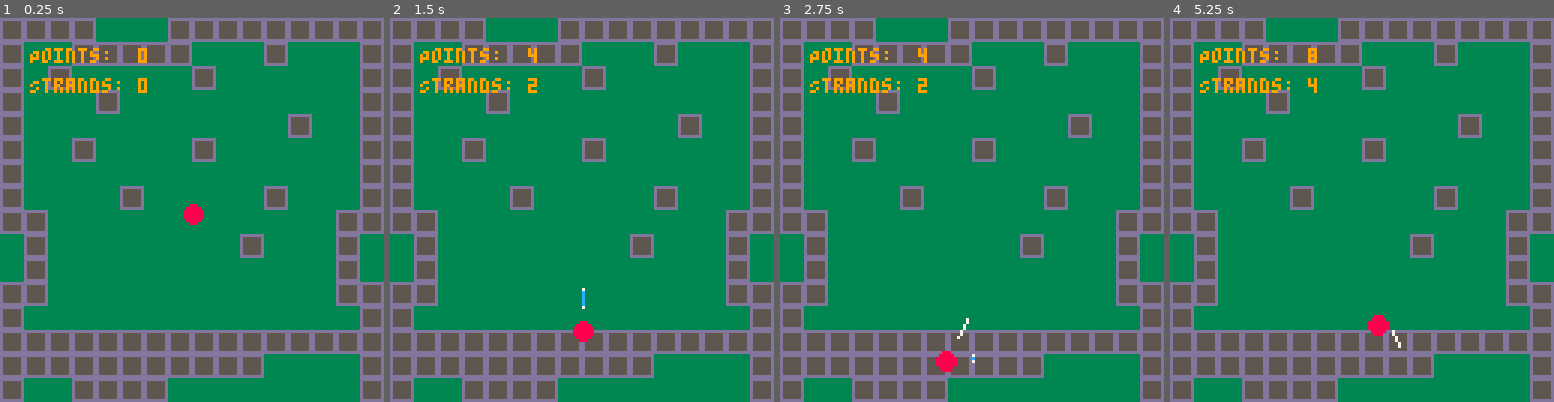
Above: before the commit, frames 1-4 (left to right).
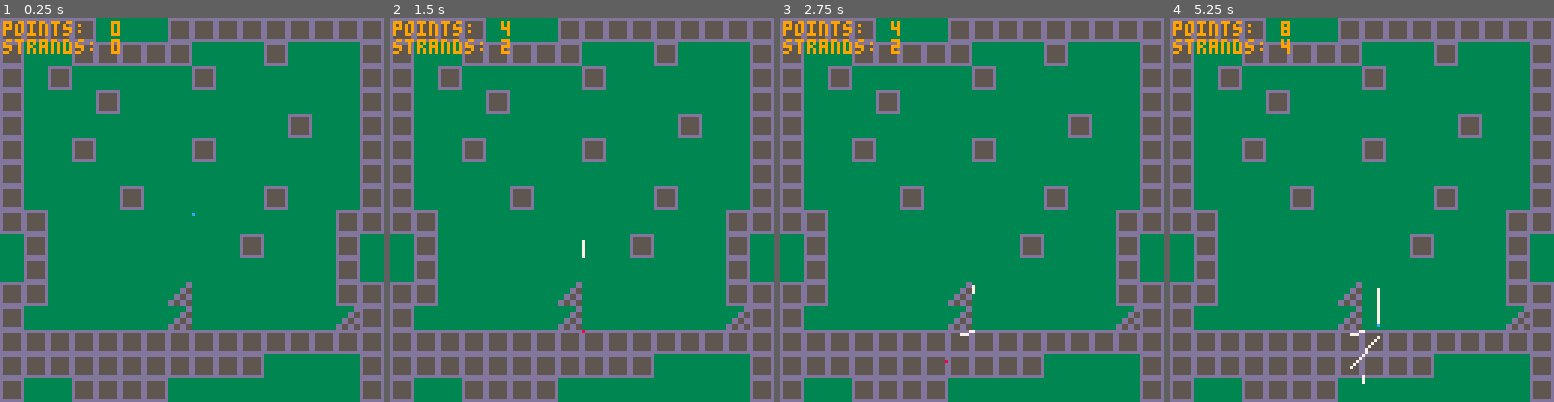
Above: after the commit, the same moments.

Repository: aylanonsense/8-legs-to-love
Game: PICO-8 cartridge spider.p8
The game is run twice, just before and just after one commit, with the same random seed, the same clock (stepped at 60 frames per second) and the same inputs.
Inputs:
- Up to frame 1 (0.25 s): no input
- Up to frame 2 (1.5 s): tap O (Z key) at 0.33, 0.7, 1.43 s
- Up to frame 3 (2.75 s): hold Left 1.97-2.37 s; tap O (Z key) at 2.22 s; hold Down from 2.42 s (still down)
- Up to frame 4 (5.25 s): release Down at 2.82 s; hold Right 2.87-3.53 s; tap O (Z key) at 3.1, 3.98, 4.87 s; hold Up 3.58-4.08 s; hold Right 4.13-4.53 s; hold Down 4.58-5.08 s; hold Left from 5.13 s (still down)

The runs differ from the first frame. In frame 1, 2.7% of the frame differs, in the area x 0-94%, y 0-82%; in frame 2, 2.7%; in frame 3, 2.7%; in frame 4, 2.9%, in the area x 0-94%, y 0-96%.

Commit message:
Tiles are now divided into 16 parts that each have their own state, still need to perfect webts though

Diff:
--- a/spider.p8
+++ b/spider.p8
@@ -43,8 +42,9 @@
 	-- draw the playable spider
 	draw_spider()
 
-	print("Points:  "..#web_points,10,10,9)
-	print("Strands: "..#web_strands,10,20,9)
+	-- print some debug text
+	print("points:  "..#web_points,1,1,9)
+	print("strands: "..#web_strands,1,7,9)
 end
 
 
@@ -64,8 +64,8 @@
 			"xx            xx",
 			" x        x   x ",
 			" x            x ",
-			"xx            xx",
-			"x              x",
+			"xx     y      xx",
+			"x      y      yx",
 			"xxxxxxxxxxxxxxxx",
 			"xxxxxxxxxxx    x",
 			"x  xxxx        x"
@@ -76,7 +76,13 @@
 tile_types={
 	["x"]={
 		["sprite"]=0,
-		["is_solid"]=true
+		-- {upper_half,lower_half}
+		["solid_bits"]={255,255}
+	},
+	["y"]={
+		["sprite"]=1,
+		-- {upper_half,lower_half}
+		["solid_bits"]={200,254}
 	}
 }
 
@@ -84,10 +90,13 @@
 	{
 		["color"]=7,
 		["physics"]={
+			["initial_speed"]=1,
+			["initial_tautness"]=0.00,
+			["dist_between_points"]=10,
 			["gravity"]=0.02,
 			["friction"]=0.95,
 			["elasticity"]=1.00,
-			["break_ratio"]=2.00,
+			["break_ratio"]=4.00,
 			["force_mult"]=0.2
 		}
 	}
@@ -134,7 +143,7 @@
 function create_tile(symbol,col,row)
 	return {
 		["sprite"]=tile_types[symbol].sprite,
-		["is_solid"]=tile_types[symbol].sprite
+		["solid_bits"]=tile_types[symbol].solid_bits
 	}
 end
 
@@ -172,8 +181,7 @@
 		-- constants
 		["gravity"]=0.05,
 		["move_speed"]=1,
-		["max_speed"]=2,
-		["frames_between_web_spin"]=10
+		["max_speed"]=2
 	}
 end
 
@@ -186,8 +194,8 @@
 	if spider.is_spinning_web then
 		spider.frames_to_web_spin-=1
 		if spider.frames_to_web_spin<=0 then
-			spider.frames_to_web_spin=spider.frames_between_web_spin
-			local web_point=create_web_point(spider.x,spider.y,-spider.facing_x,-spider.facing_y,spider.spun_web_type)
+			spider.frames_to_web_spin=web_types[spider.spun_web_type].physics.dist_between_points
+			local web_point=create_web_point_at_spider(false)
 			create_web_strand(spider.attached_web_point,web_point)
 			spider.attached_web_point=web_point
 		end
@@ -197,9 +205,9 @@
 	if not spider.is_attached_to_web and btnp(4) then
 		spider.is_attached_to_web=true
 		spider.is_spinning_web=true
-		spider.frames_to_web_spin=spider.frames_between_web_spin
-		local web_point=create_web_point(spider.x,spider.y,-spider.facing_x,-spider.facing_y,spider.spun_web_type)
-		spider.attached_web_point=create_web_point(spider.x,spider.y,-spider.facing_x,-spider.facing_y,spider.spun_web_type)
+		spider.frames_to_web_spin=web_types[spider.spun_web_type].physics.dist_between_points
+		local web_point=create_web_point_at_spider(is_solid_tile_at_spider())
+		spider.attached_web_point=create_web_point_at_spider(false)
 		create_web_strand(spider.attached_web_point,web_point)
 	-- stop spinning web when released
 	elseif spider.is_spinning_web and not btn(4) then
@@ -213,11 +221,12 @@
 		spider.is_attached_to_web=false
 		spider.attached_web_point.vx=0
 		spider.attached_web_point.vy=0
+		spider.attached_web_point.is_fixed=is_solid_tile_at_spider()
 		spider.attached_web_point=nil
 	end
 
 	-- figure out if the spider is falling or walking on tile/web
-	spider.is_on_tile=is_solid_tile_at(spider.x,spider.y)
+	spider.is_on_tile=is_solid_tile_at_spider()
 
 	-- move the spider
 	if spider.is_on_tile then
@@ -241,11 +250,6 @@
 			spider.vx*=sqrt(0.5)
 			spider.vy*=sqrt(0.5)
 		end
-		-- keep track of which direction the spider is facing
-		if spider.vx!=0 or spider.vy!=0 then
-			spider.facing_x=spider.vx/spider.move_speed
-			spider.facing_y=spider.vy/spider.move_speed
-		end
 
 	-- otherwise, fall!
 	else
@@ -259,6 +263,13 @@
 	-- finally, apply that velocity
 	spider.x+=spider.vx
 	spider.y+=spider.vy
+
+	-- keep track of which direction the spider is facing
+	if spider.vx!=0 or spider.vy!=0 then
+		local speed=sqrt(spider.vx*spider.vx+spider.vy*spider.vy)
+		spider.facing_x=spider.vx/speed
+		spider.facing_y=spider.vy/speed
+	end
 
 	-- keep dat spider in bounds so long as she isn't freefalling
 	if spider.is_on_tile then
@@ -282,21 +293,35 @@
 
 function draw_spider()
 	if spider.is_alive then
-		circfill(spider.x,spider.y,3,8)
-	end
-end
-
-function create_web_point(x,y,vx,vy,web_type)
+		if spider.is_on_tile then
+			color(8)
+		else
+			color(12)
+		end
+		pset(spider.x,spider.y)
+		-- circfill(spider.x,spider.y,1)
+	end
+end
+
+function create_web_point_at_spider(is_fixed)
+	local physics=web_types[spider.spun_web_type].physics
 	local web_point={
-		["x"]=x,
-		["y"]=y,
-		["vx"]=vx,
-		["vy"]=vy,
+		["x"]=spider.x,
+		["y"]=spider.y,
+		["vx"]=spider.vx-physics.initial_speed*spider.facing_x,
+		["vy"]=spider.vy-physics.initial_speed*spider.facing_y,
 		["is_alive"]=true,
+		["is_fixed"]=is_fixed,
 		["num_strands"]=1, -- so it is alive the first frame
 		-- constants
-		["web_type"]=web_type
+		["web_type"]=spider.spun_web_type,
+		["color"]=web_types[spider.spun_web_type].color,
+		["physics"]=physics
 	}
+	if is_fixed then
+		web_point.vx=0
+		web_point.vy=0
+	end
 	add(web_points,web_point)
 	return web_point
 end
@@ -313,6 +338,11 @@
 	-- add some gravity
 	web_point.vy+=physics.gravity
 
+	if web_point.is_fixed then
+		web_point.vx=0
+		web_point.vy=0
+	end
+
 	-- apply velocity
 	web_point.x+=web_point.vx
 	web_point.y+=web_point.vy
@@ -334,58 +364,55 @@
 end
 
 function create_web_strand(web_point1,web_point2)
-	local web_type=web_point1.web_type
-	local physics=web_types[web_type].physics
-	local base_len=10 -- TODO should not be hardcoded
+	local physics=web_types[web_point1.web_type].physics
+	local base_length=physics.dist_between_points -- TODO should not be hardcoded
+	local starting_length=base_length/(1+physics.elasticity*physics.initial_tautness)
 	local web_strand={
 		["web_point1"]=web_point1,
 		["web_point2"]=web_point2,
-		["web_type"]=web_type,
 		["is_alive"]=true,
-		["starting_length"]=base_len/(1+physics.elasticity/2),
-		["stretched_length"]=base_len,
-		["break_length"]=physics.break_ratio*base_len,
-		["percent_elasticity_remaining"]=1
+		["starting_length"]=starting_length,
+		["stretched_length"]=starting_length,
+		["break_length"]=physics.break_ratio*starting_length,
+		["percent_elasticity_remaining"]=1,
+		-- constants
+		["web_type"]=web_point1.web_type,
+		["color"]=web_types[web_point1.web_type].color,
+		["physics"]=physics
 	}
 	add(web_strands,web_strand)
 	return web_strand
 end
 
 function update_web_strand(web_strand)
-	local physics=web_types[web_strand.web_type].physics
-
 	-- keep track of the number of strands attached to each point
 	web_strand.web_point1.num_strands+=1
 	web_strand.web_point2.num_strands+=1
 
-	-- find distance between two points
+	-- find distance between the two points
 	local dx=web_strand.web_point2.x-web_strand.web_point1.x
 	local dy=web_strand.web_point2.y-web_strand.web_point1.y
 	local len=sqrt(dx*dx+dy*dy)
 
-	-- -- if it's greater than the break length... break!
-	if len>=web_strand.break_length then
-		web_strand.percent_elasticity_remaining=0
-
-	-- -- otherwise MAAAATH
-	else
-		local min_len=web_strand.starting_length*(1+physics.elasticity)
-		local max_len=web_strand.break_length
-		if len>min_len then
-			local percent_elasticity=mid(0,1-((len-min_len)/(max_len-min_len)),1)
-			if percent_elasticity<=web_strand.percent_elasticity_remaining then
-				web_strand.percent_elasticity_remaining=percent_elasticity
-				web_strand.stretched_length=len/(1+physics.elasticity*web_strand.percent_elasticity_remaining)
-			end
-		end
-	end
-
-	if len>web_strand.stretched_length then
+	-- stretch the strand out
+	local min_len=web_strand.starting_length*(1+web_strand.physics.elasticity)
+	local max_len=web_strand.break_length
+	if len>min_len then
+		-- if we stretch too far, the strand loses elasticity
+		local percent_elasticity=mid(0,1-((len-min_len)/(max_len-min_len)),1)
+		if percent_elasticity<=web_strand.percent_elasticity_remaining then
+			web_strand.percent_elasticity_remaining=percent_elasticity
+			web_strand.stretched_length=len/(1+web_strand.physics.elasticity*web_strand.percent_elasticity_remaining)
+		end
+	end
+
+	-- bring the two points close to each other
+	if len>web_strand.stretched_length and web_strand.percent_elasticity_remaining>0 then
 		local elastic_dist = len-web_strand.stretched_length
-		web_strand.web_point1.vx+=elastic_dist*physics.force_mult*dx/len
-		web_strand.web_point1.vy+=elastic_dist*physics.force_mult*dy/len
-		web_strand.web_point2.vx-=elastic_dist*physics.force_mult*dx/len
-		web_strand.web_point2.vy-=elastic_dist*physics.force_mult*dy/len
+		web_strand.web_point1.vx+=elastic_dist*web_strand.physics.force_mult*dx/len
+		web_strand.web_point1.vy+=elastic_dist*web_strand.physics.force_mult*dy/len
+		web_strand.web_point2.vx-=elastic_dist*web_strand.physics.force_mult*dx/len
+		web_strand.web_point2.vy-=elastic_dist*web_strand.physics.force_mult*dy/len
 	end
 end
 
@@ -421,10 +448,24 @@
 
 
 -- helper functions
+function is_solid_tile_at_spider()
+	return is_solid_tile_at(spider.x,spider.y)
+end
+
 function is_solid_tile_at(x,y)
 	local c=1+flr(x/8)
 	local r=1+flr(y/8)
-	return tiles[c] and tiles[c][r] and tiles[c][r].is_solid
+	if tiles[c] and tiles[c][r] then
+		-- turn the position into a bit 1 to 16
+		local bit=1+flr(x/2)%4+4*(flr(y/2)%4)
+		-- check that against the tile's solid_bits
+		if bit>8 then
+			return band(2^(bit-9),tiles[c][r].solid_bits[2])>0
+		else
+			return band(2^(bit-1),tiles[c][r].solid_bits[1])>0
+		end
+	end
+	return false
 end
 
 function filter_list(list,func)
@@ -443,14 +484,14 @@
 end
 
 __gfx__
-dddddddd000000000000000000000000000000000000000000000000000000000000000000000000000000000000000000000000000000000000000000000000
-d555555d000000000000000000000000000000000000000000000000000000000000000000000000000000000000000000000000000000000000000000000000
-d555555d000000000000000000000000000000000000000000000000000000000000000000000000000000000000000000000000000000000000000000000000
-d555555d000000000000000000000000000000000000000000000000000000000000000000000000000000000000000000000000000000000000000000000000
-d555555d000000000000000000000000000000000000000000000000000000000000000000000000000000000000000000000000000000000000000000000000
-d555555d000000000000000000000000000000000000000000000000000000000000000000000000000000000000000000000000000000000000000000000000
-d555555d000000000000000000000000000000000000000000000000000000000000000000000000000000000000000000000000000000000000000000000000
-dddddddd000000000000000000000000000000000000000000000000000000000000000000000000000000000000000000000000000000000000000000000000
+dddddddd000000dd0000000000000000000000000000000000000000000000000000000000000000000000000000000000000000000000000000000000000000
+d555555d000000dd0000000000000000000000000000000000000000000000000000000000000000000000000000000000000000000000000000000000000000
+d555555d0000dd550000000000000000000000000000000000000000000000000000000000000000000000000000000000000000000000000000000000000000
+d555555d0000dd550000000000000000000000000000000000000000000000000000000000000000000000000000000000000000000000000000000000000000
+d555555d00dd55dd0000000000000000000000000000000000000000000000000000000000000000000000000000000000000000000000000000000000000000
+d555555d00dd55dd0000000000000000000000000000000000000000000000000000000000000000000000000000000000000000000000000000000000000000
+d555555ddd55dd550000000000000000000000000000000000000000000000000000000000000000000000000000000000000000000000000000000000000000
+dddddddddd55dd550000000000000000000000000000000000000000000000000000000000000000000000000000000000000000000000000000000000000000
 00000000000000000000000000000000000000000000000000000000000000000000000000000000000000000000000000000000000000000000000000000000
 00000000000000000000000000000000000000000000000000000000000000000000000000000000000000000000000000000000000000000000000000000000
 00000000000000000000000000000000000000000000000000000000000000000000000000000000000000000000000000000000000000000000000000000000
